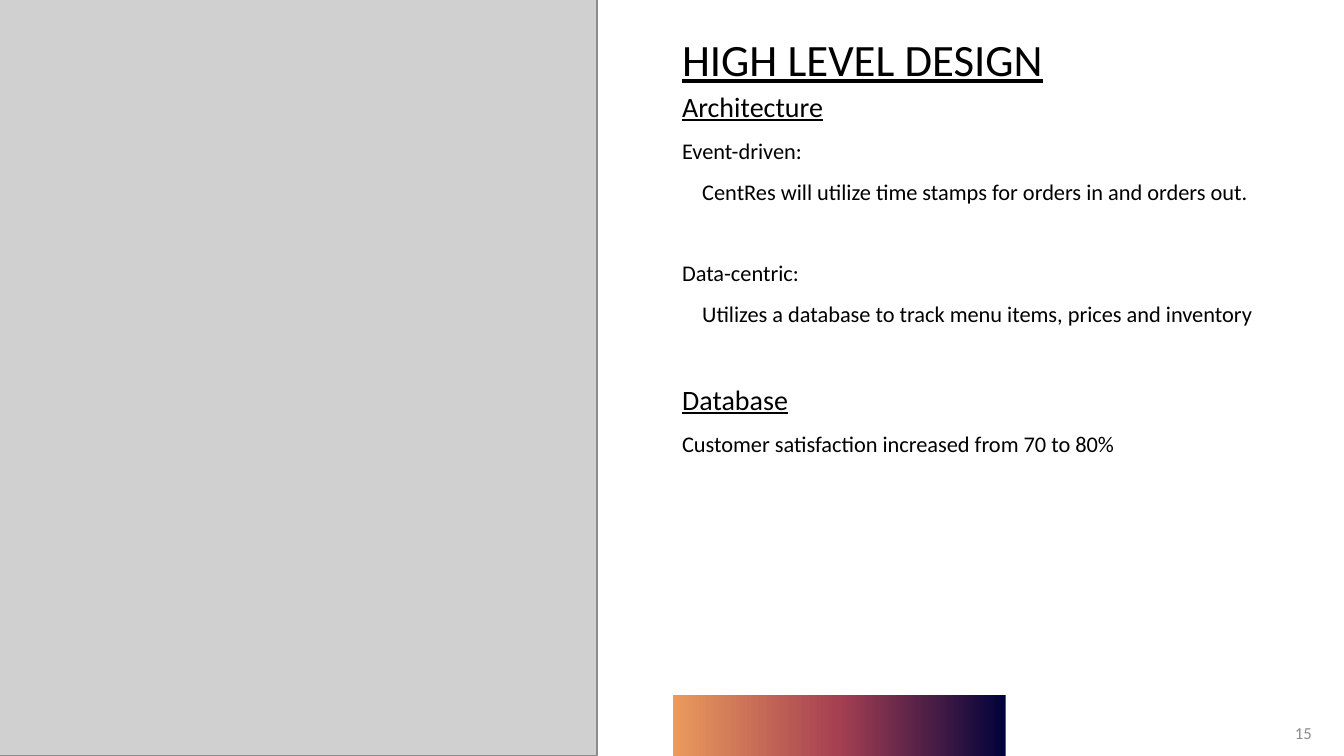
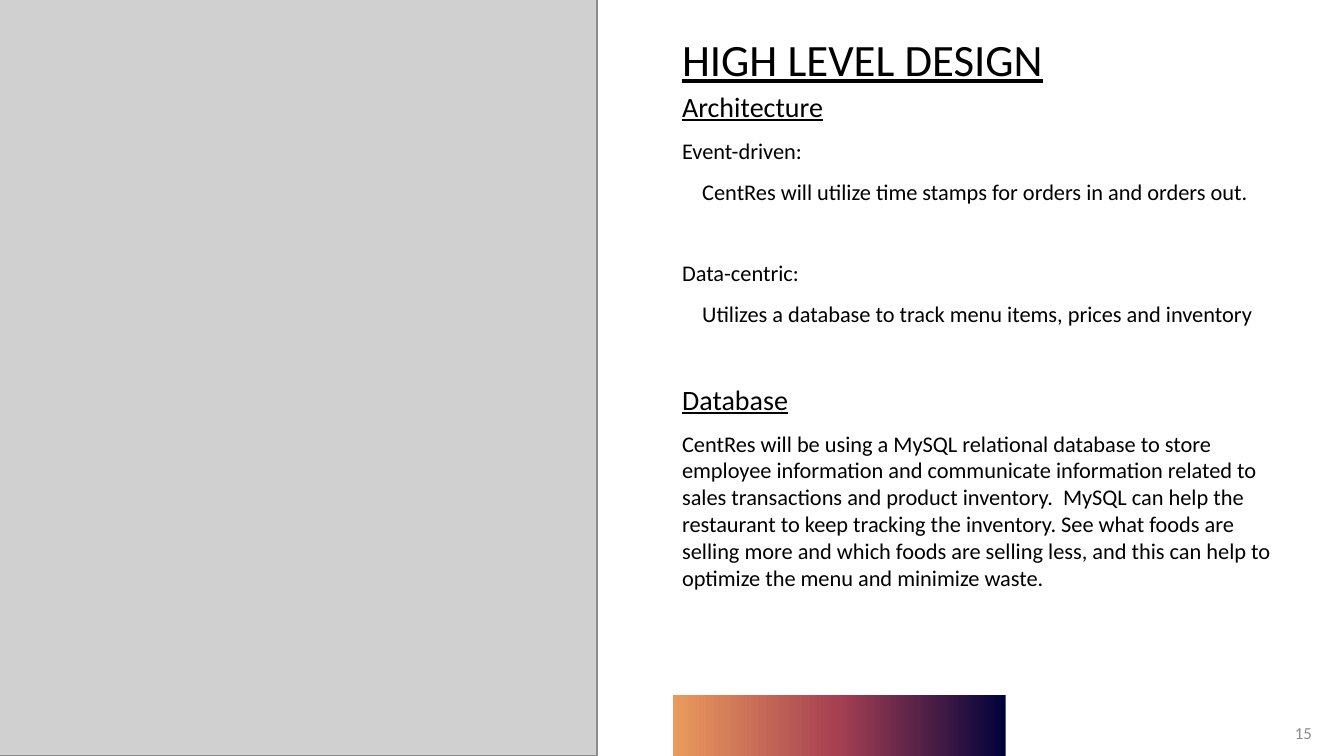
Before and after one commit to KL-3/CentRes, a slide deck: slide 15 of CentRes.pptx. Drawn at 1344x756 pixels with LibreOffice and Linux fonts; fonts in the diff are those of the drawing; grey boxes stand for pictures. Boxes give left, top, right and bottom in pixels: in the first picture for what was removed or moved away, otherwise in the second. Text is boxed around its words. In the diff, an @@ line names an element or a change of style, - is before the commit and + after.

```diff
--- a/CentRes.pptx
+++ b/CentRes.pptx
@@ text at [682,436,1270,590]: text changed @@
-Customer satisfaction increased from 70 to 80%
+CentRes will be using a MySQL relational database to store employee information and communicate information related to sales transactions and product inventory. MySQL can help the restaurant to keep tracking the inventory. See what foods are selling more and which foods are selling less, and this can help to optimize the menu and minimize waste.
```
Also in this commit, not shown: 2 other slides changed.
